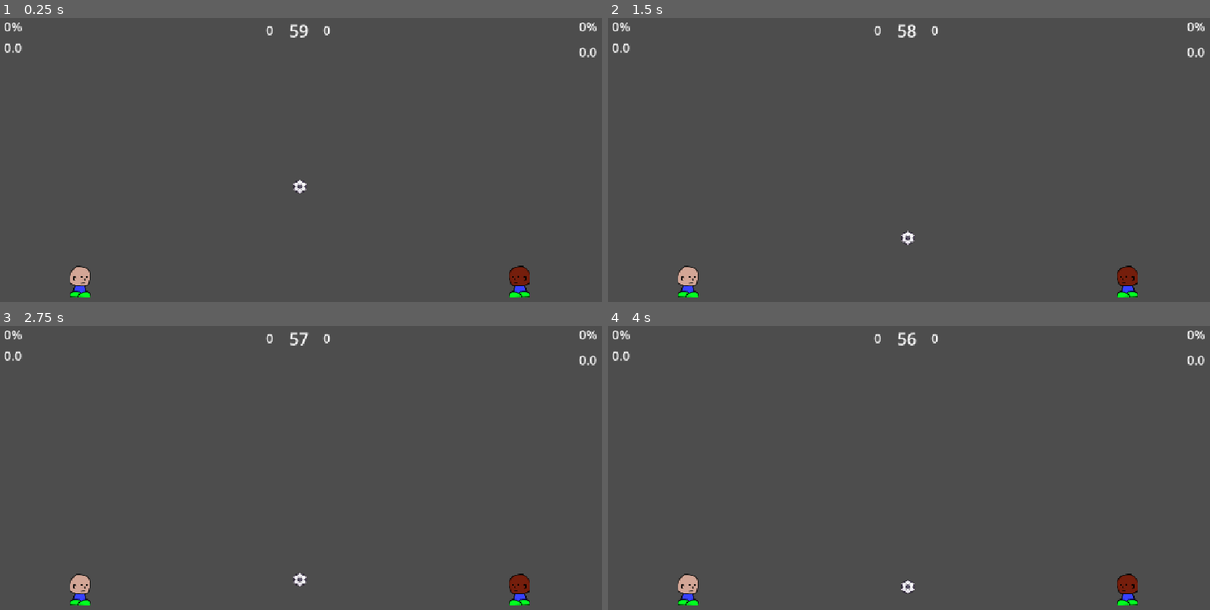
Above: before the commit, frames 1-4 (two rows, left to right).
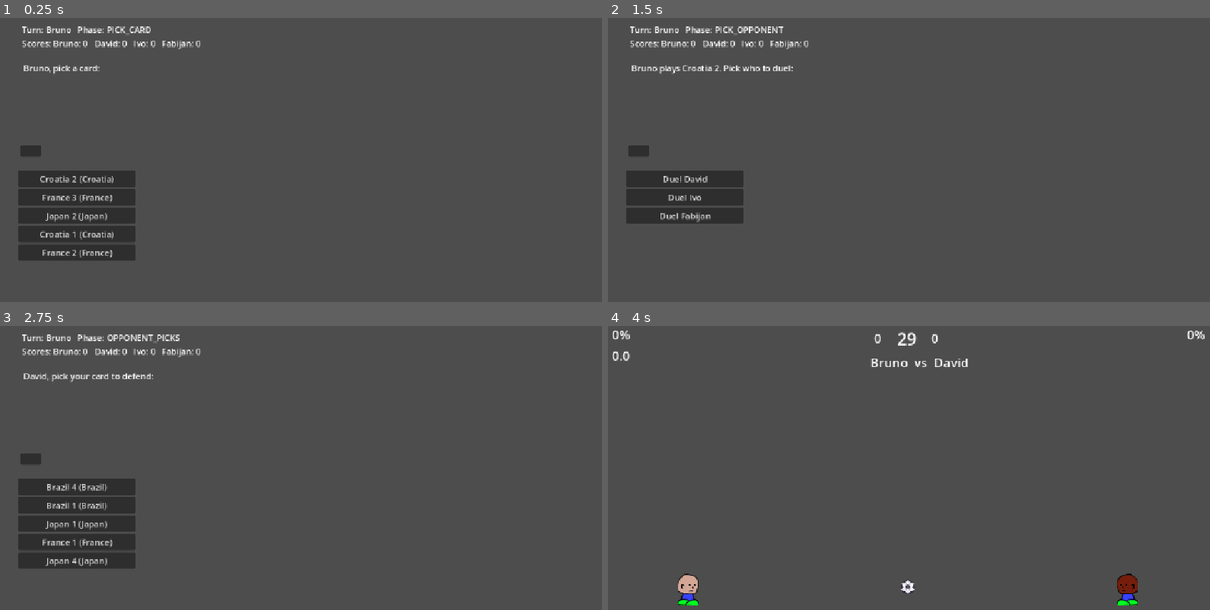
Above: after the commit, the same moments.

Repository: DidaBruno/Cardball
Game: Godot game, scene res://scenes/game_coordinator.tscn
Two runs of this game, one before a commit and one after it. Both use one fixed random seed, a clock stepped at 60 frames per second and the inputs below. Before the commit the project starts from res://scenes/pitch.tscn.
Inputs (mouse positions are in pixels of both pictures, inside the frame that each line leads up to):
- Up to frame 1 (0.25 s): no input
- Up to frame 2 (1.5 s): click (638, 151) at 0.52 s; click (686, 179) at 1.25 s, where only the run after the commit has a clickable "Croatia 2 (Croatia)"
- Up to frame 3 (2.75 s): click (78, 487) at 2 s, where only the run after the commit has a clickable "Duel David"
- Up to frame 4 (4 s): click (686, 487) at 2.75 s, where only the run after the commit has a clickable "Brazil 4 (Brazil)"; click (686, 487) at 3.5 s, where only the run after the commit has a clickable "Start Duel!"

The runs differ from the first frame. In frame 1, 7.1% of the frame differs, in the area x 0-100%, y 1-99%; in frame 2, 5.5%; in frame 3, 7.3%; in frame 4, 0.4%.

Commit message:
Phase 4: Connect 1v1 matches to card game using Game Coordinator

Diff:
--- a/project.godot
+++ b/project.godot
@@ -11,7 +11,7 @@
 [application]
 
 config/name="cardball"
-run/main_scene="uid://bbok7alv502ku"
+run/main_scene="uid://evolrv4gpjf3"
 config/features=PackedStringArray("4.7", "GL Compatibility")
 config/icon="res://icon.svg"
 
--- /dev/null
+++ b/scenes/game_coordinator.tscn
@@ -0,0 +1,12 @@
+[gd_scene format=3 uid="uid://evolrv4gpjf3"]
+
+[ext_resource type="Script" uid="uid://cehnb80ra4a74" path="res://scripts/game_coordinator.gd" id="1_1xsw7"]
+[ext_resource type="PackedScene" uid="uid://cekk57tyhnutd" path="res://scenes/card_game.tscn" id="2_gukss"]
+[ext_resource type="PackedScene" uid="uid://bbok7alv502ku" path="res://scenes/pitch.tscn" id="3_mtke6"]
+
+[node name="GameCoordinator" type="Node" unique_id=880656880]
+script = ExtResource("1_1xsw7")
+
+[node name="CardGame" parent="." unique_id=422848831 instance=ExtResource("2_gukss")]
+
+[node name="Pitch" parent="." unique_id=1066713230 instance=ExtResource("3_mtke6")]
--- a/scenes/pitch.tscn
+++ b/scenes/pitch.tscn
@@ -112,7 +112,7 @@
 shape = SubResource("RectangleShape2D_mo4ti")
 
 [node name="MatchTimer" type="Timer" parent="." unique_id=1022424422]
-wait_time = 60.0
+wait_time = 30.0
 one_shot = true
 
 [node name="TimerLabel" type="Label" parent="." unique_id=389818637]
@@ -208,4 +208,12 @@
 grow_horizontal = 0
 theme_override_font_sizes/font_size = 24
 
+[node name="VersusLabel" type="Label" parent="." unique_id=291768296]
+offset_left = 505.0
+offset_top = 61.0
+offset_right = 641.0
+offset_bottom = 84.0
+theme_override_font_sizes/font_size = 24
+horizontal_alignment = 1
+
 [editable path="Player2"]
--- a/scripts/card_game_driver.gd
+++ b/scripts/card_game_driver.gd
@@ -1,4 +1,6 @@
 extends Control
+
+signal duel_requested
 
 var state: CardGameState
 @onready var state_label: Label = $StateLabel
@@ -7,11 +9,13 @@
 @onready var choice_buttons: VBoxContainer = $ChoiceButtons
 
 func _ready() -> void:
-	var deck := DeckBuilder.build_full_deck()
-	deck.shuffle()
+	pass
 
-	state = CardGameState.new()
-	state.setup(4, deck, ["Bruno", "David", "Ivo", "Fabijan"])
+func bind_state(game_state: CardGameState) -> void:
+	state = game_state
+	_refresh()
+
+func refresh() -> void:
 	_refresh()
 
 # Clear and rebuild the choice buttons for the current phase.
@@ -27,7 +31,7 @@
 		CardGameState.Phase.PICK_CARD:
 			for i in state.hands[state.active_player].size():
 				var card: Card = state.hands[state.active_player][i]
-				_add_button("%s (%s)" % [card.player_name, card.country], _on_pick_card.bind(i))
+				_add_button("%s (%s)" % [card.player_name, card.country], _on_pick_card.bind(i), card.is_special)
 
 		CardGameState.Phase.PICK_OPPONENT:
 			for i in state.player_count:
@@ -37,21 +41,28 @@
 		CardGameState.Phase.OPPONENT_PICKS:
 			for i in state.hands[state.target_player].size():
 				var card: Card = state.hands[state.target_player][i]
-				_add_button("%s (%s)" % [card.player_name, card.country], _on_opponent_pick.bind(i))
+				_add_button("%s (%s)" % [card.player_name, card.country], _on_opponent_pick.bind(i), card.is_special)
 
 		CardGameState.Phase.REVEAL:
-			# manual winner choice for testing
-			_add_button("%s wins" % state.name_of(state.active_player), _on_resolve.bind(state.active_player))
-			_add_button("%s wins" % state.name_of(state.target_player), _on_resolve.bind(state.target_player))
-			_add_button("Draw", _on_resolve.bind(-1))
+			_add_button("Start Duel!", _on_start_duel)
 
 		CardGameState.Phase.RESOLVED:
 			_add_button("Next turn", _on_next_turn)
 
-func _add_button(label: String, callback: Callable) -> void:
+func _add_button(label: String, callback: Callable, is_special: bool = false) -> void:
 	var btn := Button.new()
 	btn.text = label
 	btn.pressed.connect(callback)
+
+	# temporary way to highlight special cards
+	if is_special:
+		var style := StyleBoxFlat.new()
+		style.bg_color = Color(0.2, 0.4, 0.9)  # blue background
+		style.set_corner_radius_all(4)
+		btn.add_theme_stylebox_override("normal", style)
+		btn.add_theme_stylebox_override("hover", style)
+		btn.add_theme_stylebox_override("pressed", style)
+		btn.add_theme_color_override("font_color", Color.WHITE)  # readable on blue
 	choice_buttons.add_child(btn)
 
 # Button callbacks
@@ -67,9 +78,8 @@
 	state.opponent_pick_card(index)
 	_refresh()
 
-func _on_resolve(winner_index: int) -> void:
-	state.resolve_duel(winner_index)
-	_refresh()
+func _on_start_duel() -> void:
+	duel_requested.emit()
 
 func _on_next_turn() -> void:
 	var reshuffled: Array = []
--- /dev/null
+++ b/scripts/game_coordinator.gd
@@ -0,0 +1,73 @@
+extends Node
+
+@export var auto_resolve: bool = false # debug: skip playing the match, random winner
+
+@onready var card_game: Control = $CardGame
+@onready var pitch: Node2D = $Pitch
+
+var state: CardGameState
+
+func _ready() -> void:
+	var deck := DeckBuilder.build_full_deck()
+	deck.shuffle()
+	state = CardGameState.new()
+	state.setup(4, deck, ["Bruno", "David", "Ivo", "Fabijan"])
+
+	# Hand the state to the card driver so it can display/drive it
+	card_game.bind_state(state)
+
+	# Listen for the card game wanting to start a duel
+	card_game.duel_requested.connect(_on_duel_requested)
+
+	# Listen for the pitch finishing a match
+	pitch.match_finished.connect(_on_pitch_match_finished)
+
+	_show_cards()
+
+func _show_cards() -> void:
+	card_game.visible = true
+	pitch.visible = false
+	pitch.set_process(false)
+	pitch.set_physics_process(false)
+
+func _show_pitch() -> void:
+	card_game.visible = false
+	pitch.visible = true
+	pitch.set_process(true)
+	pitch.set_physics_process(true)
+
+func _on_duel_requested() -> void:
+	if auto_resolve:
+		# Debug path: skip the match, pick a random winner, feed it straight back.
+		var roll := randi() % 3
+		var card_winner := -1
+		if roll == 0:
+			card_winner = state.active_player
+		elif roll == 1:
+			card_winner = state.target_player
+		_finish_duel(card_winner)
+		return
+
+	# Real path: map card players
+	var p1_ability: Ability = state.selected_card.ability
+	var p2_ability: Ability = state.opponent_card.ability
+	var p1_name: String = state.name_of(state.active_player)
+	var p2_name: String = state.name_of(state.target_player)
+	pitch.setup_duel(p1_ability, p2_ability, p1_name, p2_name)
+	_show_pitch()
+
+func _on_pitch_match_finished(pitch_winner: int) -> void:
+	var card_winner := -1
+	if pitch_winner == 1:
+		card_winner = state.active_player # Player 1 was the active player
+	elif pitch_winner == 2:
+		card_winner = state.target_player # Player 2 was the opponent
+	# pitch_winner == 0 stays -1 (draw)
+
+	await get_tree().create_timer(2.0).timeout
+	_finish_duel(card_winner)
+
+func _finish_duel(card_winner: int) -> void:
+	state.resolve_duel(card_winner)
+	_show_cards()
+	card_game.refresh()  # tell the card driver to redraw with updated state
--- a/scripts/logic/deck_builder.gd
+++ b/scripts/logic/deck_builder.gd
@@ -8,22 +8,27 @@
 static func build_full_deck() -> Array:
 	var deck: Array = []
 
+	var speedy: Ability = load("res://scripts/abilities/france/speedy.tres")
+	var strong_header: Ability = load("res://scripts/abilities/france/header.tres")
+	var rocket: Ability = load("res://scripts/abilities/croatia/rocket.tres")
+	var laser_pass: Ability = load("res://scripts/abilities/croatia/laser_pass.tres")
+
 	# ability names per country, last one is the special card
-	var ability_styles := {
-		"Brazil":  ["Hulk", "Spikes", "Rainbow Flick", "Magic Trick", "Curve Ball"],
-		"Croatia": ["Rocket", "Second Wind", "Laser Pass", "Check Mate", "Fireball"],
-		"Japan":   ["Mirror", "Reset", "Tiny Ball", "Flood", "Invisibility"],
-		"France":  ["Speedy", "Strong Header", "Fake Out", "Baguette", "Teleport"],
+	var country_abilities := {
+		"Brazil":  [null, null, null, null, null],
+		"Croatia": [rocket, laser_pass, null,  null, null],
+		"Japan":   [null, null, null, null, null],
+		"France":  [speedy, strong_header, null, null, null],
 	}
 
-	for country in ability_styles:
+	for country in country_abilities:
+		var abilities: Array = country_abilities[country]
 		for i in 5:
 			var card := Card.new()
-			card.player_name = country + " " + str(i + 1) # temp names like Brazil 1
+			card.player_name = country + " " + str(i + 1)
 			card.country = country
-			card.is_special = (i == 4) # 5th card is the special
-			# player_image left null for now
-			# ability left null for now
+			card.is_special = (i == 4)
+			card.ability = abilities[i]   # may be null
 			deck.append(card)
 
 	return deck
--- a/scripts/pitch.gd
+++ b/scripts/pitch.gd
@@ -1,4 +1,7 @@
 extends Node2D
+
+# 1 = Player1 won, 2 = Player2 won, 0 = draw
+signal match_finished(pitch_winner: int)
 
 @onready var goal_left: Area2D = $GoalLeft
 @onready var goal_right: Area2D = $GoalRight
@@ -14,6 +17,7 @@
 @onready var player2_ability_label: Label = $Player2AbilityLabel
 @onready var player1_ability_timer_label: Label = $Player1AbilityTimerLabel
 @onready var player2_ability_timer_label: Label = $Player2AbilityTimerLabel
+@onready var versus_label: Label = $VersusLabel
 
 var player1_score: int = 0
 var player2_score: int = 0
@@ -95,12 +99,20 @@
 
 func _on_time_up() -> void:
 	if not match_over:
+		var pitch_winner := 0  # default draw
 		if player1_score > player2_score:
-			_end_match("Player 1 Wins!")
+			pitch_winner = 1
 		elif player2_score > player1_score:
-			_end_match("Player 2 Wins!")
-		else:
-			_end_match("Draw!")
+			pitch_winner = 2
+
+		_end_match(_result_message(pitch_winner))
+		match_finished.emit(pitch_winner)
+
+func _result_message(pitch_winner: int) -> String:
+	match pitch_winner:
+		1: return "Player 1 Wins!"
+		2: return "Player 2 Wins!"
+		_: return "Draw!"
 
 func _end_match(message: String) -> void:
 	match_over = true
@@ -111,3 +123,28 @@
 
 	player1.set_physics_process(false)
 	player2.set_physics_process(false)
+
+func setup_duel(p1_ability: Ability, p2_ability: Ability, p1_name: String, p2_name: String) -> void:
+	# Assign abilities for this duel
+	player1.ability = p1_ability.duplicate() if p1_ability else null
+	player2.ability = p2_ability.duplicate() if p2_ability else null
+
+	# Reset scores/charge/state for a fresh match
+	player1_score = 0
+	player2_score = 0
+	match_over = false
+	player1.ability_charge = 0.0
+	player2.ability_charge = 0.0
+	player1.speed_modifier = 1.0
+	player2.speed_modifier = 1.0
+
+	versus_label.text = "%s  vs  %s" % [p1_name, p2_name]
+
+	_update_score_labels()
+	result_label.visible = false
+	_reset_positions()
+	match_timer.start()
+
+	# unfreeze players in case they were frozen from a previous match
+	player1.set_physics_process(true)
+	player2.set_physics_process(true)
Not shown, added: scripts/game_coordinator.gd.uid
Not shown, changed: README.md
Not shown, added: scenes/card_game.tscn3257845661.tmp
Not shown, added: scenes/card_game.tscn3262281271.tmp
